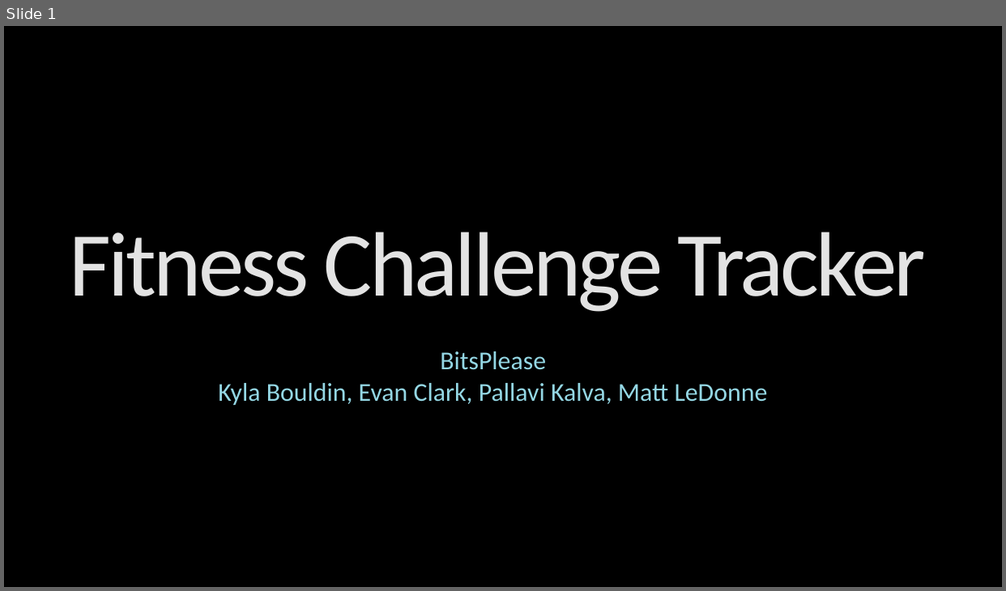
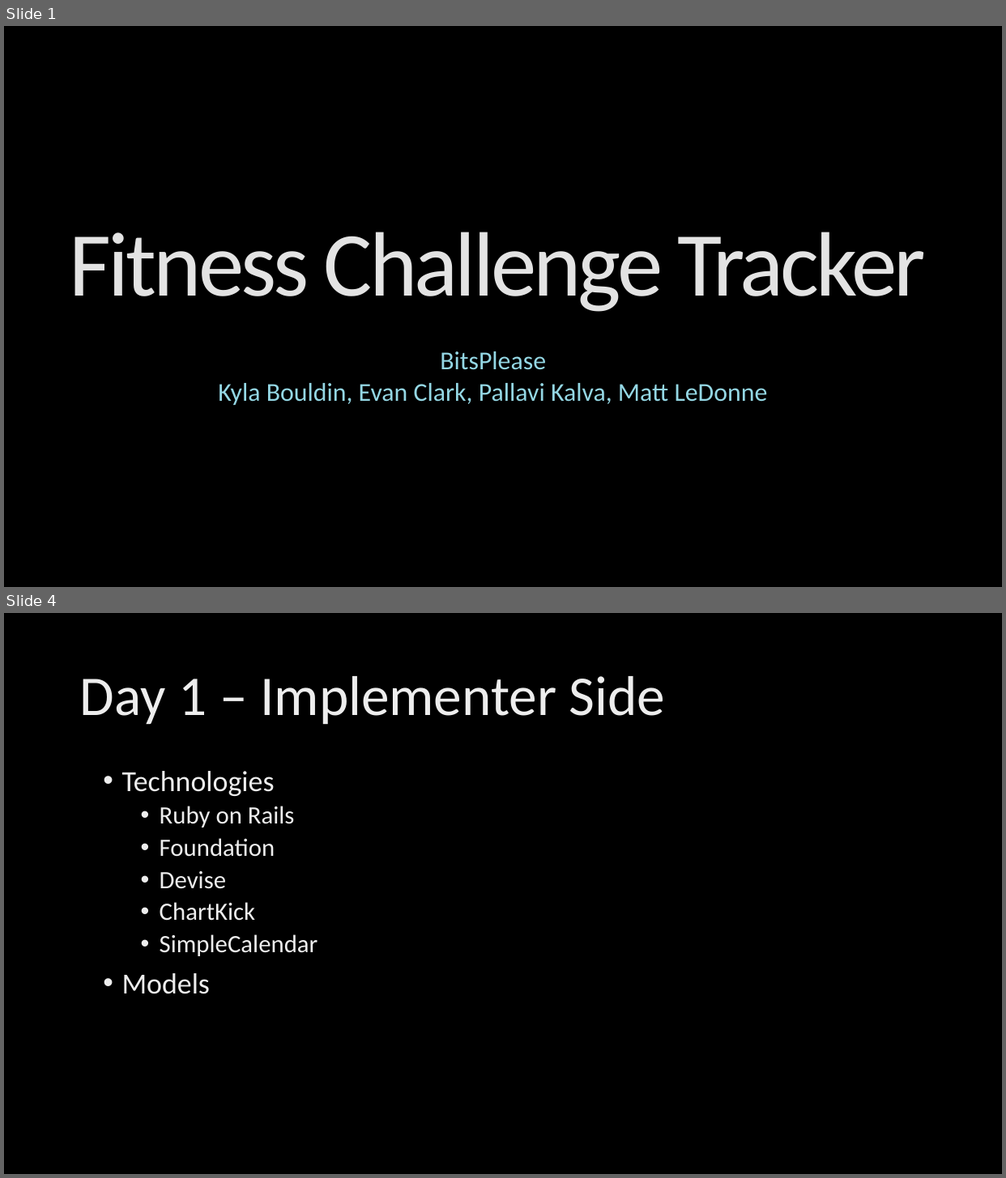
Before and after one commit to kylambouldin/CSE3901-FinalProject, a slide deck: Presentation.pptx. Shown one above the other, each under a label of ours: slide 1 before the commit, slides 1 and 4 after it; the slides between them are not shown. The pictures are 1006x591 and 1006x1178 pixels, drawn with LibreOffice and Linux fonts; fonts in the diff are those of the drawing; background and template pictures are left out. Boxes give left, top, right and bottom in pixels: in the first picture for what was removed or moved away, otherwise in the second. Text is boxed around its words. In the diff, an @@ line names an element or a change of style, - is before the commit and + after.

```diff
--- a/Presentation.pptx
+++ b/Presentation.pptx
@@ slide 4 added at (4,613,1002,1174), background picture (left out) @@
@@ title added at (80,676,666,724), 54 pt, text gradient #BFBFBF to #EDEDED to #FFFFFF @@
+Day 1 – Implementer Side
@@ text added at (122,771,318,995), 24 pt, text gradient #BFBFBF to #EDEDED to #FFFFFF @@
+• Technologies
+  • Ruby on Rails
+  • Foundation
+  • Devise
+  • ChartKick
+  • SimpleCalendar
+• Models
```
Also in this commit, not shown: 15 other slides added.
